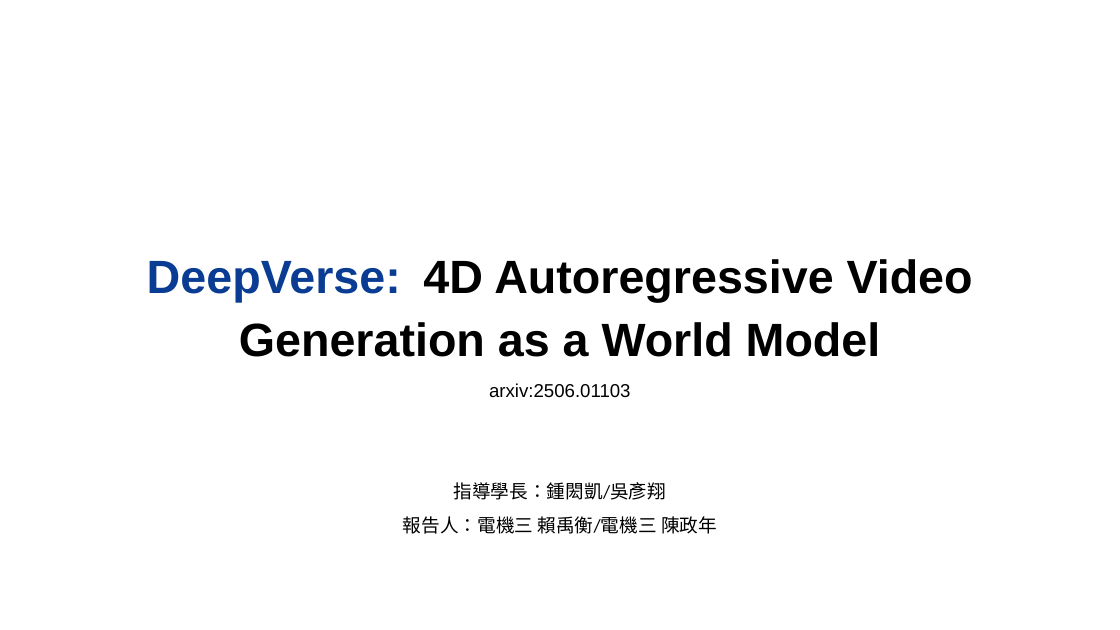
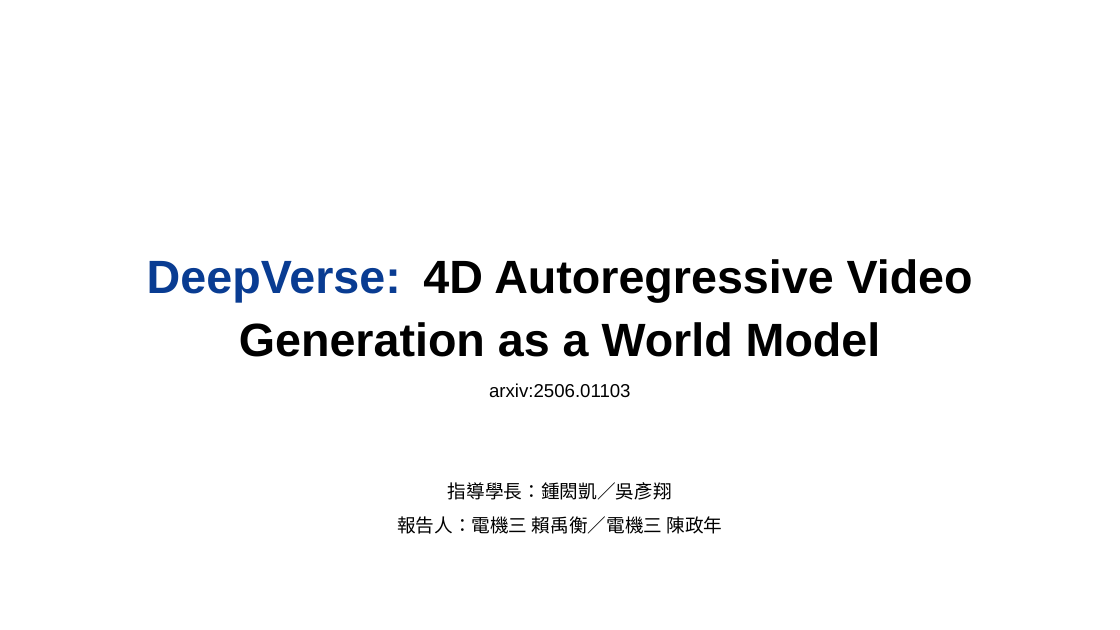
Before and after one commit to Lukelaitw/2025-VLL-undergraduate-research, a slide deck: slide 1 of week2/VLL_2_Deepverse_0929.pptx. Drawn at 1120x630 pixels with LibreOffice and Linux fonts; fonts in the diff are those of the drawing. Boxes give left, top, right and bottom in pixels: in the first picture for what was removed or moved away, otherwise in the second. Text is boxed around its words. In the diff, an @@ line names an element or a change of style, - is before the commit and + after.

```diff
--- a/week2/VLL_2_Deepverse_0929.pptx
+++ b/week2/VLL_2_Deepverse_0929.pptx
@@ text at (397,482,722,534): text changed @@
-指導學長：鍾閎凱/吳彥翔
-報告人：電機三 賴禹衡/電機三 陳政年
+指導學長：鍾閎凱／吳彥翔
+報告人：電機三 賴禹衡／電機三 陳政年
```
Also in this commit, not shown: 9 other slides changed, 1 slide added.
